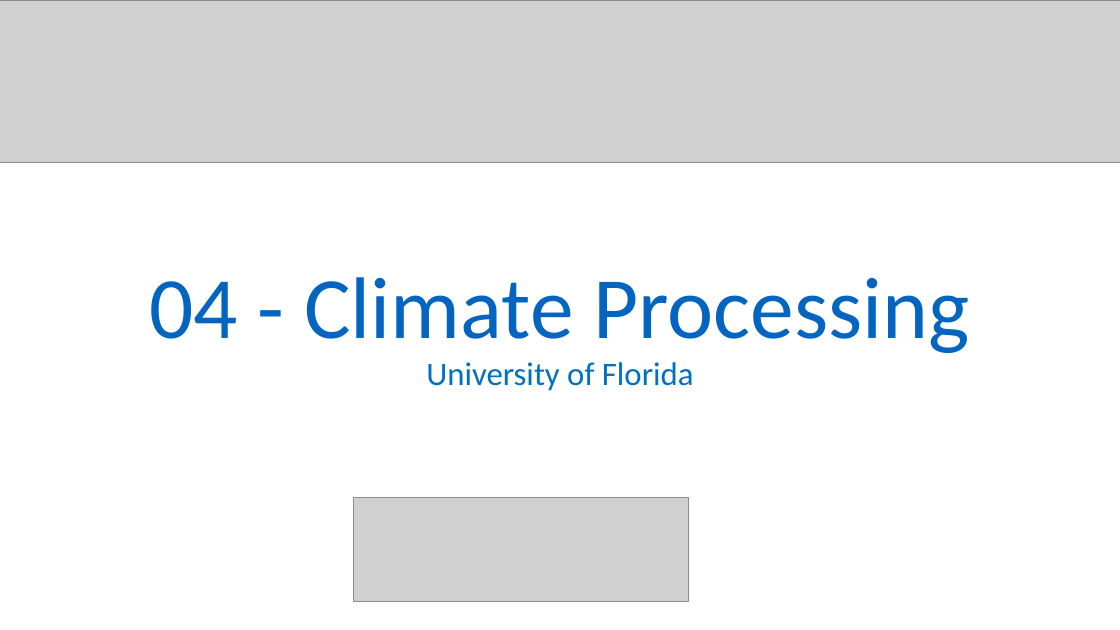
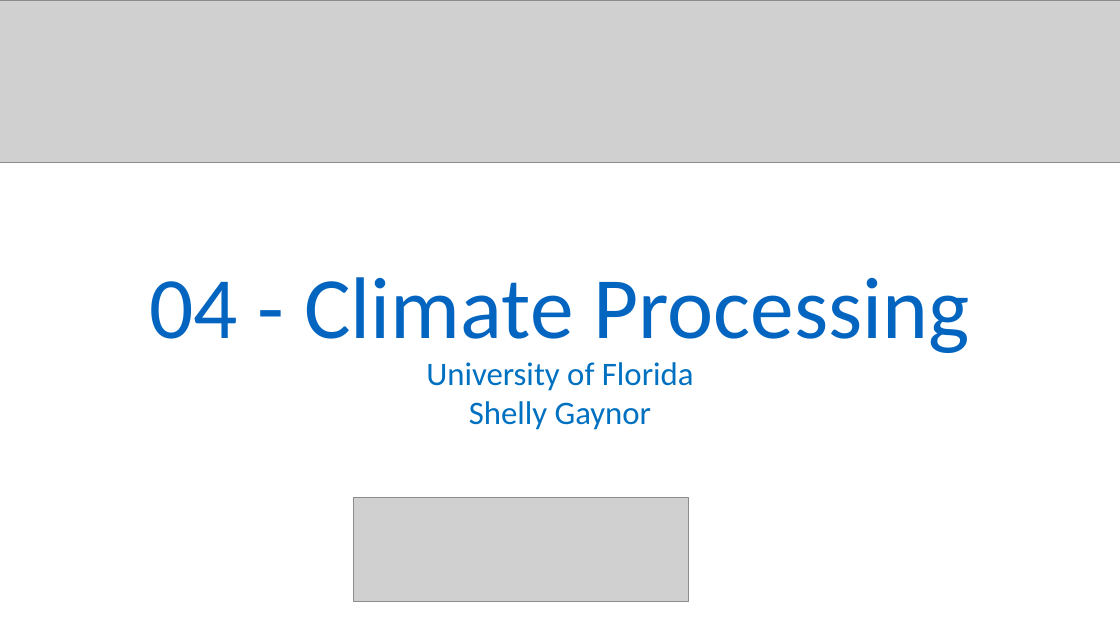
Before and after one commit to soltislab/BotanyENMWorkshops, a slide deck: slide 1 of Demos/Rbased/Presentations/04.Activity-Climate Processing.pptx. Drawn at 1120x630 pixels with LibreOffice and Linux fonts; fonts in the diff are those of the drawing; grey boxes stand for pictures. Boxes give left, top, right and bottom in pixels: in the first picture for what was removed or moved away, otherwise in the second. Text is boxed around its words. In the diff, an @@ line names an element or a change of style, - is before the commit and + after.

```diff
--- a/Demos/Rbased/Presentations/04.Activity-Climate Processing.pptx
+++ b/Demos/Rbased/Presentations/04.Activity-Climate Processing.pptx
@@ text at bbox=[469, 401, 651, 430]: paragraph added @@
+Shelly Gaynor
```
Also in this commit, not shown: 7 other files.
